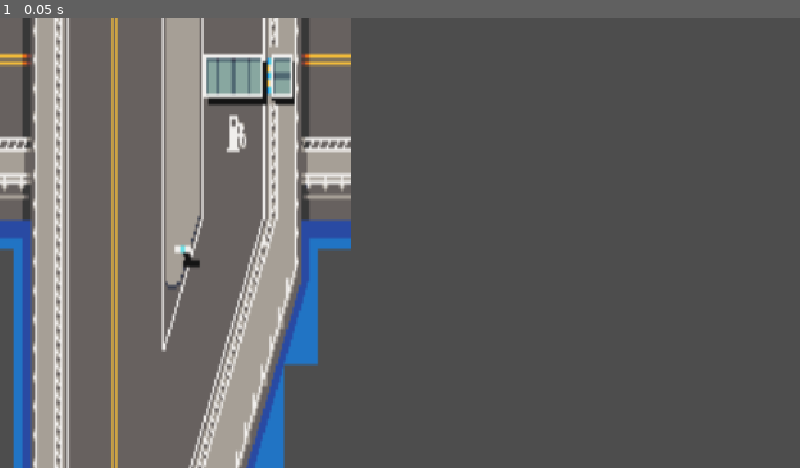
Above: before the commit, frame 1.
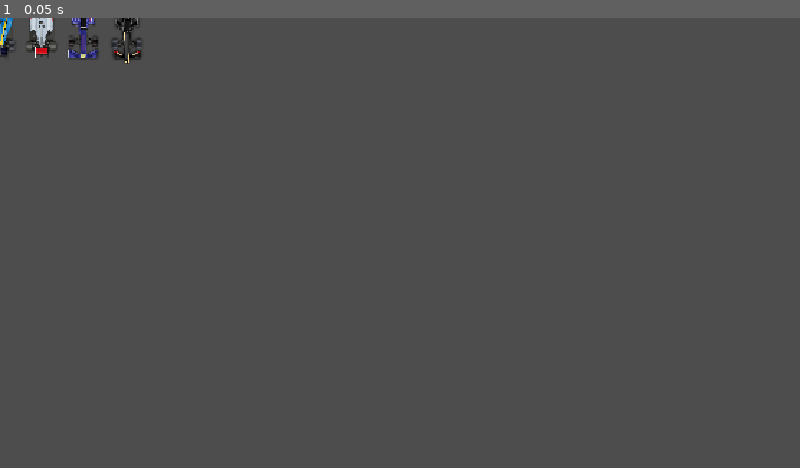
Above: after the commit, the same moment.

Repository: Zaczoozergoodboyrylan/Test007
Game: Godot game, scene res://Game/Game.tscn
Two runs of this game, one before a commit and one after it. Both use one fixed random seed, a clock stepped at 60 frames per second and the inputs below. The project has no main scene, so this scene is started directly.
Inputs:
- Up to frame 1 (0.05 s): no input

The runs differ from the first frame. In frame 1, 39% of the frame differs, in the area x 0-44%, y 0-100%.

Commit message:
Brendantuff Version 1.6
yes

Diff:
--- a/brendantuff-test007/Game/Game.tscn
+++ b/brendantuff-test007/Game/Game.tscn
@@ -6,7 +6,6 @@
 [ext_resource type="PackedScene" uid="uid://ch7bduxd0ih7u" path="res://Game/Liam lawson.tscn" id="4_eqev2"]
 [ext_resource type="PackedScene" uid="uid://cta318ikff0gx" path="res://Game/Sebastian_vettel.tscn" id="5_q6w4l"]
 [ext_resource type="PackedScene" uid="uid://debna8rkvlyh2" path="res://Game/Kimi.tscn" id="6_gp3ee"]
-[ext_resource type="PackedScene" uid="uid://cg8sur16khodn" path="res://Game/Track.tscn" id="7_fuqhk"]
 
 [node name="Node2D" type="Node2D" unique_id=1811892730]
 script = ExtResource("1_ghvq8")
@@ -27,6 +26,3 @@
 [node name="kimi" parent="." unique_id=767951047 instance=ExtResource("6_gp3ee")]
 position = Vector2(183, 2)
 rotation = 3.1415927
-
-[node name="Node2D" parent="." unique_id=941356573 instance=ExtResource("7_fuqhk")]
-position = Vector2(239, 123)
--- a/brendantuff-test007/Game/Kimi.tscn
+++ b/brendantuff-test007/Game/Kimi.tscn
@@ -2,8 +2,16 @@
 
 [ext_resource type="Texture2D" uid="uid://cfm0bdvoqjgyq" path="res://Assets/pitstop_car_14.png" id="1_vgqpu"]
 
+[sub_resource type="RectangleShape2D" id="RectangleShape2D_1x37a"]
+size = Vector2(333.33334, 946.9697)
+
 [node name="Node2D" type="Node2D" unique_id=767951047]
 
 [node name="Kimi" type="Sprite2D" parent="." unique_id=482397150]
+rotation = 3.1415927
 scale = Vector2(0.132, 0.132)
 texture = ExtResource("1_vgqpu")
+
+[node name="CollisionShape2D" type="CollisionShape2D" parent="Kimi" unique_id=1693231502]
+position = Vector2(1.1368684e-13, 11.363647)
+shape = SubResource("RectangleShape2D_1x37a")
--- a/brendantuff-test007/Game/Liam lawson.tscn
+++ b/brendantuff-test007/Game/Liam lawson.tscn
@@ -1,6 +1,9 @@
 [gd_scene format=3 uid="uid://ch7bduxd0ih7u"]
 
 [ext_resource type="Texture2D" uid="uid://oejyvqegyqwn" path="res://Assets/pitstop_car_4.png" id="1_xynd1"]
+
+[sub_resource type="RectangleShape2D" id="RectangleShape2D_xynd1"]
+size = Vector2(397.43588, 980.7692)
 
 [node name="Node2D" type="Node2D" unique_id=765254291]
 
@@ -8,3 +11,7 @@
 rotation = 3.1415927
 scale = Vector2(0.312, 0.312)
 texture = ExtResource("1_xynd1")
+
+[node name="CollisionShape2D" type="CollisionShape2D" parent="Every driver get out of my way" unique_id=352514576]
+position = Vector2(0, -16.025635)
+shape = SubResource("RectangleShape2D_xynd1")
--- a/brendantuff-test007/Game/Sebastian_vettel.tscn
+++ b/brendantuff-test007/Game/Sebastian_vettel.tscn
@@ -2,8 +2,17 @@
 
 [ext_resource type="Texture2D" uid="uid://8gbo6riut185" path="res://Assets/pitstop_car_13.png" id="1_5ewg2"]
 
+[sub_resource type="RectangleShape2D" id="RectangleShape2D_exuvp"]
+size = Vector2(333.33334, 931.8182)
+
 [node name="Node2D" type="Node2D" unique_id=1011937541]
 
 [node name="vettel" type="Sprite2D" parent="." unique_id=471652138]
+rotation = 3.1415927
 scale = Vector2(0.132, 0.132)
 texture = ExtResource("1_5ewg2")
+
+[node name="CollisionShape2D" type="CollisionShape2D" parent="vettel" unique_id=1286436655]
+position = Vector2(1.715863e-06, -11.363647)
+rotation = -3.1415925
+shape = SubResource("RectangleShape2D_exuvp")
--- a/brendantuff-test007/Game/Track.tscn
+++ b/brendantuff-test007/Game/Track.tscn
@@ -14,3 +14,28 @@
 position = Vector2(-73, -1249.5)
 scale = Vector2(3.039, 10.515624)
 texture = ExtResource("2_2vije")
+
+[node name="HighwayRoad(96X64)2" type="Sprite2D" parent="." unique_id=919884548]
+position = Vector2(-73, -1921)
+scale = Vector2(3.039, 10.515624)
+texture = ExtResource("2_2vije")
+
+[node name="HighwayRoad(96X64)3" type="Sprite2D" parent="." unique_id=1545619753]
+position = Vector2(-73, -2309)
+scale = Vector2(3.039, 10.516)
+texture = ExtResource("2_2vije")
+
+[node name="HighwayRoad(96X64)4" type="Sprite2D" parent="." unique_id=109058700]
+position = Vector2(-73, -2980)
+scale = Vector2(3.039, 10.516)
+texture = ExtResource("2_2vije")
+
+[node name="Stretched HighwayRoad(96X64)" type="Sprite2D" parent="." unique_id=596562697]
+position = Vector2(-73, -6515)
+scale = Vector2(3.039, 100)
+texture = ExtResource("2_2vije")
+
+[node name="Sprite2D" type="Sprite2D" parent="." unique_id=961810767]
+position = Vector2(-73, -12915)
+scale = Vector2(3.039, 100)
+texture = ExtResource("2_2vije")
--- /dev/null
+++ b/brendantuff-test007/Game/ai_car.tscn
@@ -0,0 +1,16 @@
+[gd_scene format=3 uid="uid://dq8g1yhhqs05g"]
+
+[ext_resource type="Texture2D" uid="uid://dog8fnukpae00" path="res://Assets/pitstop_car_16.png" id="1_q16hn"]
+
+[sub_resource type="CapsuleShape2D" id="CapsuleShape2D_kb8hb"]
+radius = 61.0
+height = 298.0
+
+[node name="AI_car" type="CharacterBody2D" unique_id=2009471161]
+
+[node name="CollisionShape2D" type="CollisionShape2D" parent="." unique_id=816708296]
+shape = SubResource("CapsuleShape2D_kb8hb")
+
+[node name="Sprite2D" type="Sprite2D" parent="." unique_id=1724989681]
+scale = Vector2(0.312, 0.312)
+texture = ExtResource("1_q16hn")
--- a/brendantuff-test007/Game/fernando_alonso.tscn
+++ b/brendantuff-test007/Game/fernando_alonso.tscn
@@ -1,6 +1,9 @@
 [gd_scene format=3 uid="uid://bx1qoe01y6f3i"]
 
 [ext_resource type="Texture2D" uid="uid://dog8fnukpae00" path="res://Assets/pitstop_car_16.png" id="1_y7him"]
+
+[sub_resource type="RectangleShape2D" id="RectangleShape2D_aubog"]
+size = Vector2(325.75757, 909.0908)
 
 [node name="fernando alonso" type="Node2D" unique_id=669871145]
 
@@ -8,3 +11,6 @@
 rotation = 3.1415927
 scale = Vector2(0.132, 0.132)
 texture = ExtResource("1_y7him")
+
+[node name="CollisionShape2D" type="CollisionShape2D" parent="OOOH FERNANDO ALONSO" unique_id=1005193442]
+shape = SubResource("RectangleShape2D_aubog")
--- a/brendantuff-test007/Game/lewis lewis lewis hamilton.tscn
+++ b/brendantuff-test007/Game/lewis lewis lewis hamilton.tscn
@@ -1,6 +1,9 @@
 [gd_scene format=3 uid="uid://tqw3q861ds6x"]
 
 [ext_resource type="Texture2D" uid="uid://ds2w6hunlenwm" path="res://Assets/pitstop_car_11.png" id="1_tcw82"]
+
+[sub_resource type="RectangleShape2D" id="RectangleShape2D_378mf"]
+size = Vector2(333.33337, 931.8182)
 
 [node name="Node2D" type="Node2D" unique_id=540642488]
 
@@ -8,3 +11,6 @@
 rotation = 3.1415927
 scale = Vector2(0.132, 0.132)
 texture = ExtResource("1_tcw82")
+
+[node name="CollisionShape2D" type="CollisionShape2D" parent="Sprite2D" unique_id=1637323768]
+shape = SubResource("RectangleShape2D_378mf")
--- /dev/null
+++ b/brendantuff-test007/Game/player_car.tscn
@@ -0,0 +1,16 @@
+[gd_scene format=3 uid="uid://cy7rcx5oggxbg"]
+
+[ext_resource type="Texture2D" uid="uid://oejyvqegyqwn" path="res://Assets/pitstop_car_4.png" id="1_dnlqt"]
+
+[sub_resource type="CapsuleShape2D" id="CapsuleShape2D_kb8hb"]
+radius = 61.0
+height = 298.0
+
+[node name="PlayerCar" type="CharacterBody2D" unique_id=2009471161]
+
+[node name="CollisionShape2D" type="CollisionShape2D" parent="." unique_id=816708296]
+shape = SubResource("CapsuleShape2D_kb8hb")
+
+[node name="Sprite2D" type="Sprite2D" parent="." unique_id=1724989681]
+scale = Vector2(0.312, 0.312)
+texture = ExtResource("1_dnlqt")
--- /dev/null
+++ b/brendantuff-test007/race_track.tscn
@@ -0,0 +1,5 @@
+[gd_scene format=3 uid="uid://bqk3bmy62nlj5"]
+
+[node name="RaceTrack" type="Node2D" unique_id=1998566588]
+
+[node name="TileMapLayer" type="TileMapLayer" parent="." unique_id=1719784269]
Binary file added: brendantuff-test007/Assets/Road_01_Tile_01/Layers/Road_Main.png
Not shown, added: brendantuff-test007/Assets/Road_01_Tile_01/Layers/Road_Main.png.import
Binary file added: brendantuff-test007/Assets/Road_01_Tile_01/Layers/Road_Side_01.png
Not shown, added: brendantuff-test007/Assets/Road_01_Tile_01/Layers/Road_Side_01.png.import
Binary file added: brendantuff-test007/Assets/Road_01_Tile_01/Layers/Road_Side_02.png
Not shown, added: brendantuff-test007/Assets/Road_01_Tile_01/Layers/Road_Side_02.png.import
Binary file added: brendantuff-test007/Assets/Road_01_Tile_01/Road_01_Tile_01.png
Not shown, added: brendantuff-test007/Assets/Road_01_Tile_01/Road_01_Tile_01.png.import
Binary file added: brendantuff-test007/Assets/Road_01_Tile_02/Layers/Road_Main.png
Not shown, added: brendantuff-test007/Assets/Road_01_Tile_02/Layers/Road_Main.png.import
Binary file added: brendantuff-test007/Assets/Road_01_Tile_02/Layers/Road_Side_01.png
Not shown, added: brendantuff-test007/Assets/Road_01_Tile_02/Layers/Road_Side_01.png.import
(and 52 more such lines)
